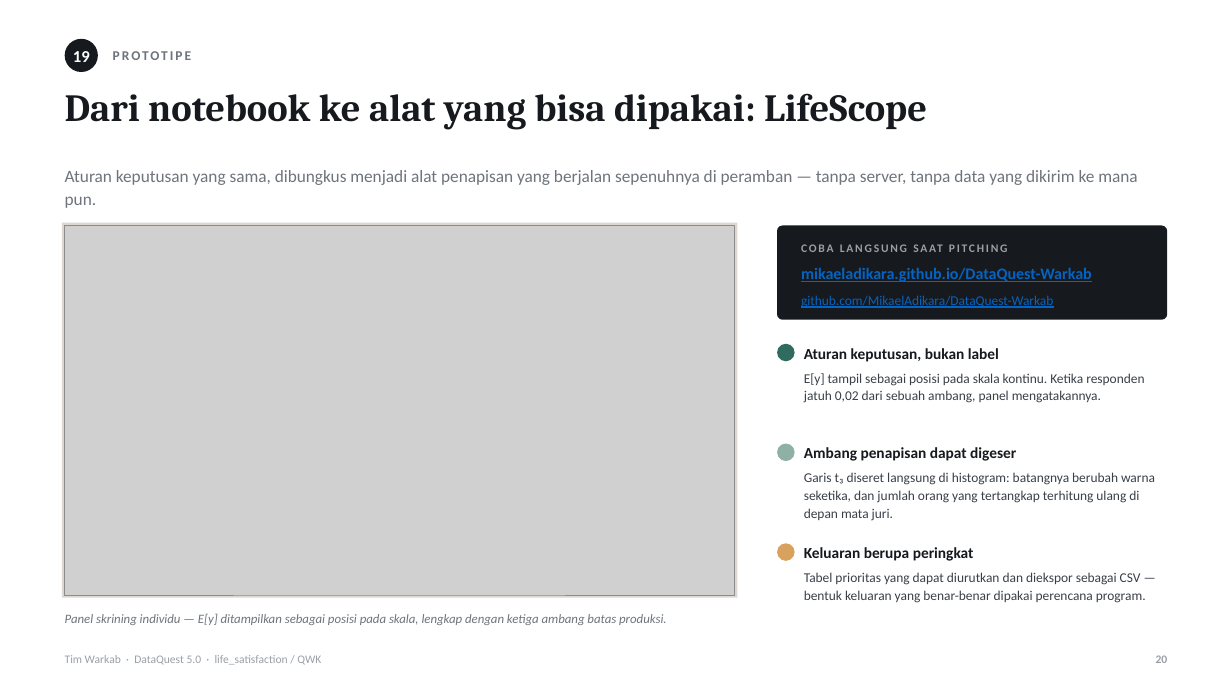
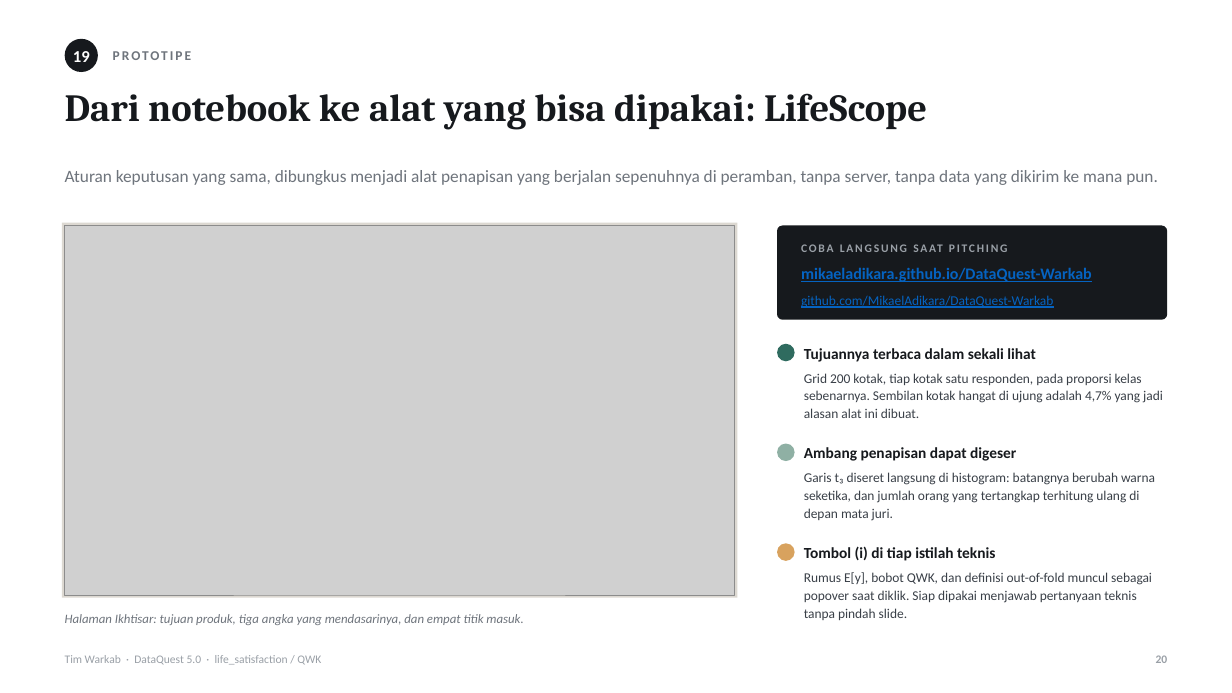
Before and after one commit to MikaelAdikara/DataQuest-Warkab, a slide deck: slide 20 of docs/Pitch_DataQuest5_Warkab.pptx. Drawn at 1232x693 pixels with LibreOffice and Linux fonts; fonts in the diff are those of the drawing; grey boxes stand for pictures. Boxes give left, top, right and bottom in pixels: in the first picture for what was removed or moved away, otherwise in the second. Text is boxed around its words. In the diff, an @@ line names an element or a change of style, - is before the commit and + after.

```diff
--- a/docs/Pitch_DataQuest5_Warkab.pptx
+++ b/docs/Pitch_DataQuest5_Warkab.pptx
@@ text at <box>65,170,1158,185</box>: text changed @@
-Aturan keputusan yang sama, dibungkus menjadi alat penapisan yang berjalan sepenuhnya di peramban — tanpa server, tanpa data yang dikirim ke mana pun.
+Aturan keputusan yang sama, dibungkus menjadi alat penapisan yang berjalan sepenuhnya di peramban, tanpa server, tanpa data yang dikirim ke mana pun.
@@ text at <box>804,348,1036,362</box>: text changed @@
-Aturan keputusan, bukan label
+Tujuannya terbaca dalam sekali lihat
@@ text at <box>804,373,1163,418</box>: text changed @@
-E[y] tampil sebagai posisi pada skala kontinu. Ketika responden jatuh 0,02 dari sebuah ambang, panel mengatakannya.
+Grid 200 kotak, tiap kotak satu responden, pada proporsi kelas sebenarnya. Sembilan kotak hangat di ujung adalah 4,7% yang jadi alasan alat ini dibuat.
@@ text at <box>804,546,995,561</box>: text changed @@
-Keluaran berupa peringkat
+Tombol (i) di tiap istilah teknis
@@ text at <box>804,572,1152,620</box>: text changed @@
-Tabel prioritas yang dapat diurutkan dan diekspor sebagai CSV — bentuk keluaran yang benar-benar dipakai perencana program.
+Rumus E[y], bobot QWK, dan definisi out-of-fold muncul sebagai popover saat diklik. Siap dipakai menjawab pertanyaan teknis tanpa pindah slide.
@@ text at <box>65,614,523,625</box>: text changed @@
-Panel skrining individu — E[y] ditampilkan sebagai posisi pada skala, lengkap dengan ketiga ambang batas produksi.
+Halaman Ikhtisar: tujuan produk, tiga angka yang mendasarinya, dan empat titik masuk.
```
Also in this commit, not shown: 21 other slides changed, 4 other files.
